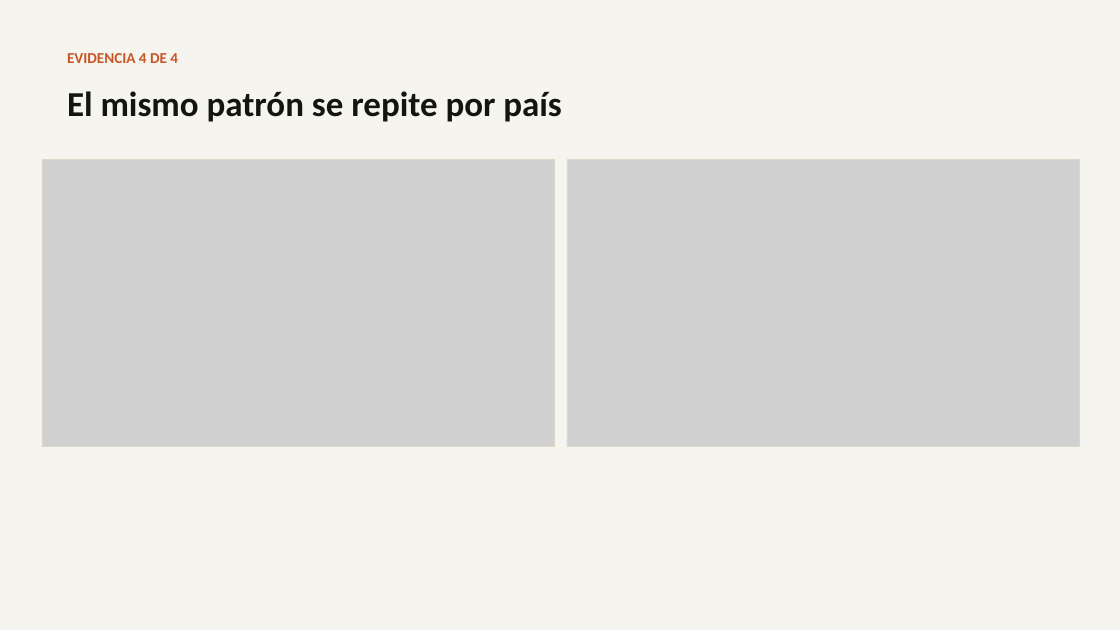
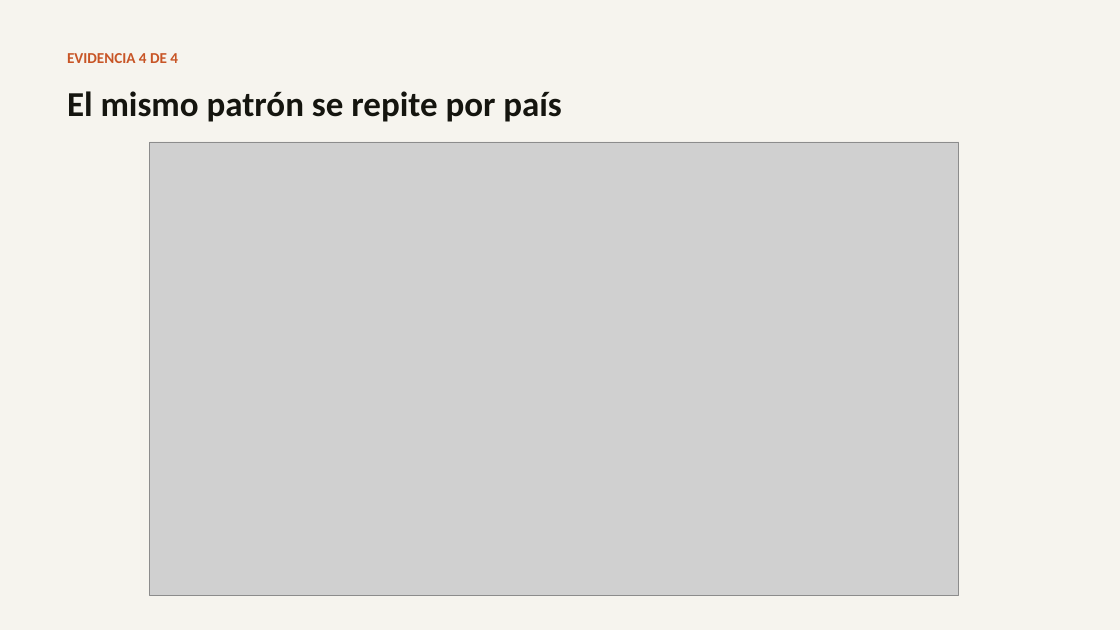
Before and after one commit to francarrascoo/StreamView_Analytics, a slide deck: slide 12 of entregables/Presentacion_EV1_StreamView_Analytics.pptx. Drawn at 1120x630 pixels with LibreOffice and Linux fonts; fonts in the diff are those of the drawing; grey boxes stand for pictures. Boxes give left, top, right and bottom in pixels: in the first picture for what was removed or moved away, otherwise in the second. Text is boxed around its words. In the diff, an @@ line names an element or a change of style, - is before the commit and + after.

```diff
--- a/entregables/Presentacion_EV1_StreamView_Analytics.pptx
+++ b/entregables/Presentacion_EV1_StreamView_Analytics.pptx
@@ picture: place and size @@
-picture at [42, 160, 555, 447]
+picture at [150, 142, 960, 595]
@@ rectangle removed at [42, 160, 555, 447] @@
@@ picture removed at [567, 160, 1080, 447] @@
@@ rectangle removed at [567, 160, 1080, 447] @@
```
Also in this commit, not shown: 9 other slides changed, 5 slides added, 5 slides removed, 2 other files.
